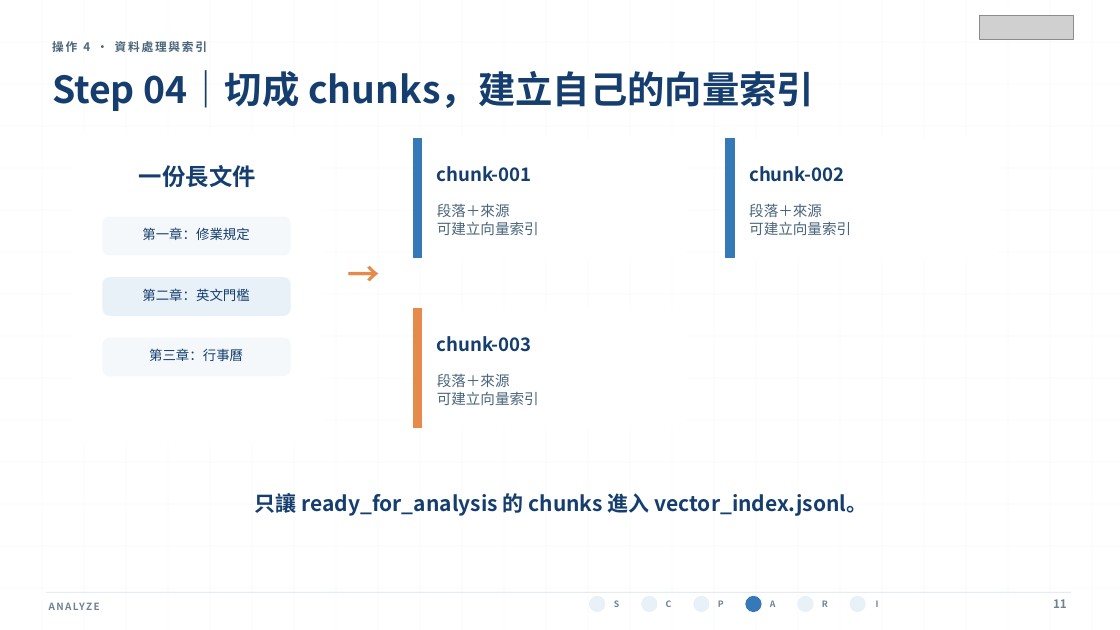
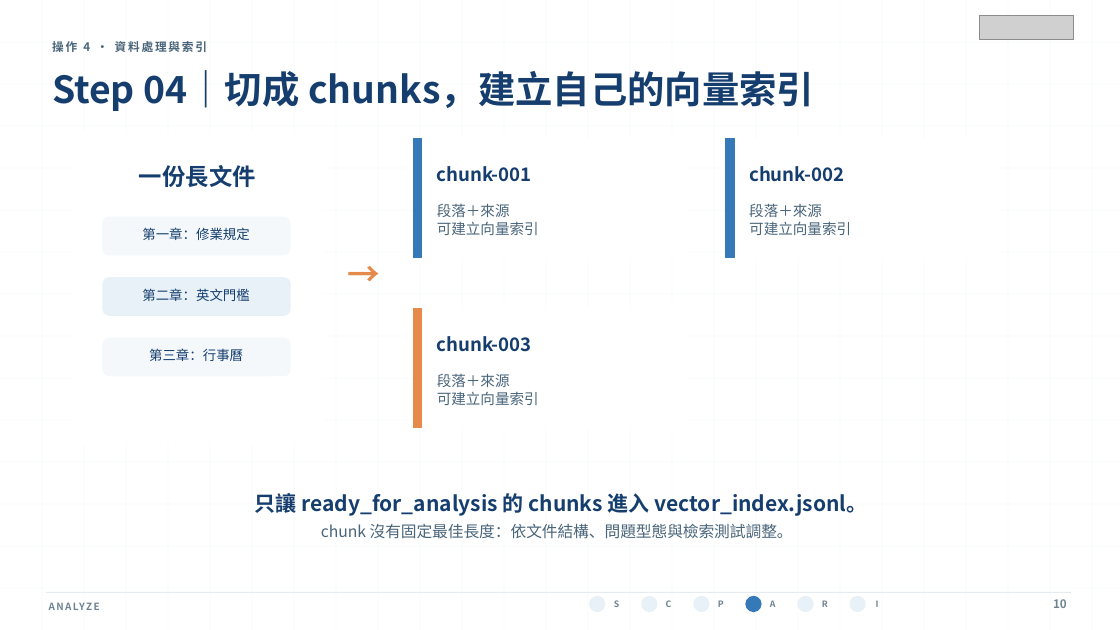
Before and after one commit to MEDA-TW/20260803-Workshop, a slide deck: slide 10 of course/day-03/instructor/slides/day-03-generative-ai-text-analysis.pptx (slide 11 before the commit). Drawn at 1120x630 pixels with LibreOffice and Linux fonts; fonts in the diff are those of the drawing; grey boxes stand for pictures. Boxes give left, top, right and bottom in pixels: in the first picture for what was removed or moved away, otherwise in the second. Text is boxed around its words. In the diff, an @@ line names an element or a change of style, - is before the commit and + after.

```diff
--- a/course/day-03/instructor/slides/day-03-generative-ai-text-analysis.pptx
+++ b/course/day-03/instructor/slides/day-03-generative-ai-text-analysis.pptx
@@ text added at (x1=321, y1=523, x2=793, y2=539), 13.5 pt, text #49657A @@
+chunk 沒有固定最佳長度：依文件結構、問題型態與檢索測試調整。
@@ text at (x1=1053, y1=599, x2=1067, y2=608): text changed @@
-11
+10
```
Also in this commit, not shown: 12 other slides changed, 1 slide added, 2 slides removed, 51 other files.
